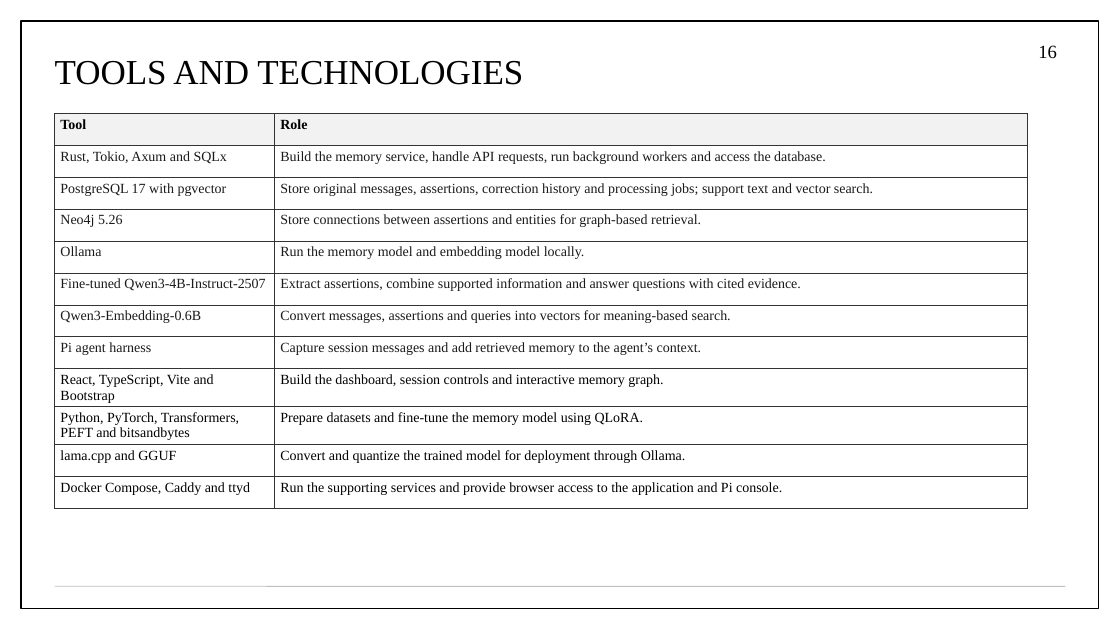
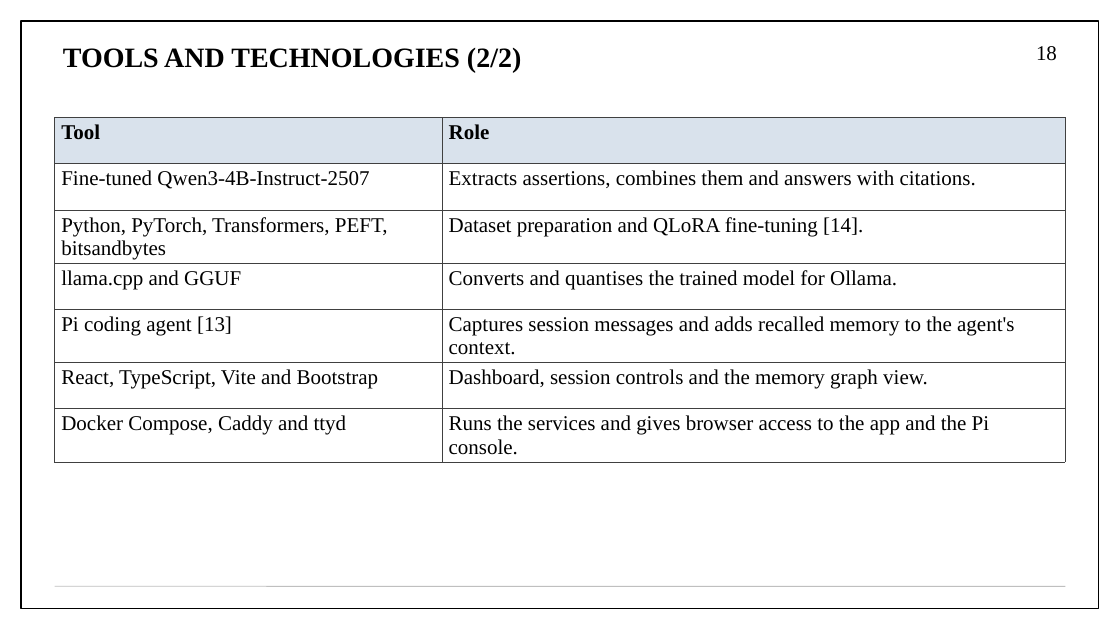
Before and after one commit to aryaniyaps/sdp-2026, a slide deck: slide 18 of P1_R2_13.pptx (slide 16 before the commit). Drawn at 1120x630 pixels with LibreOffice and Linux fonts; fonts in the diff are those of the drawing. Boxes give left, top, right and bottom in pixels: in the first picture for what was removed or moved away, otherwise in the second. Text is boxed around its words. In the diff, an @@ line names an element or a change of style, - is before the commit and + after.

```diff
--- a/P1_R2_13.pptx
+++ b/P1_R2_13.pptx
@@ title "TOOLS AND TECHNOLOGIES (2/2)" at (x1=63, y1=48, x2=521, y2=72): vertical alignment middle to top @@
@@ title at (x1=63, y1=48, x2=521, y2=72): text changed; size 30 to 24 pt; bold on @@
-TOOLS AND TECHNOLOGIES
+TOOLS AND TECHNOLOGIES (2/2)
@@ page number at (x1=1036, y1=46, x2=1057, y2=61): text changed; size 16 to 18 pt @@
-16
+18
@@ table at (x1=55, y1=118, x2=1065, y2=459) @@
-row 2: Rust, Tokio, Axum and SQLx | Build the memory service, handle API requests, run background workers and access the database.
-row 3: PostgreSQL 17 with pgvector | Store original messages, assertions, correction history and processing jobs; support text and vector search.
-row 4: Neo4j 5.26 | Store connections between assertions and entities for graph-based retrieval.
-row 5: Ollama | Run the memory model and embedding model locally.
-row 6: Fine-tuned Qwen3-4B-Instruct-2507 | Extract assertions, combine supported information and answer questions with cited evidence.
-row 7: Qwen3-Embedding-0.6B | Convert messages, assertions and queries into vectors for meaning-based search.
-row 8: Pi agent harness | Capture session messages and add retrieved memory to the agent’s context.
-row 9: React, TypeScript, Vite and Bootstrap | Build the dashboard, session controls and interactive memory graph.
-row 10: Python, PyTorch, Transformers, PEFT and bitsandbytes | Prepare datasets and fine-tune the memory model using QLoRA.
-row 11: lama.cpp and GGUF | Convert and quantize the trained model for deployment through Ollama.
-row 12: Docker Compose, Caddy and ttyd | Run the supporting services and provide browser access to the application and Pi console.
+row 2: Fine-tuned Qwen3-4B-Instruct-2507 | Extracts assertions, combines them and answers with citations.
+row 3: Python, PyTorch, Transformers, PEFT, bitsandbytes | Dataset preparation and QLoRA fine-tuning [14].
+row 4: llama.cpp and GGUF | Converts and quantises the trained model for Ollama.
+row 5: Pi coding agent [13] | Captures session messages and adds recalled memory to the agent's context.
+row 6: React, TypeScript, Vite and Bootstrap | Dashboard, session controls and the memory graph view.
+row 7: Docker Compose, Caddy and ttyd | Runs the services and gives browser access to the app and the Pi console.
@@ table resized from (x1=55, y1=113, x2=1028, y2=513) to (x1=55, y1=118, x2=1065, y2=459) @@
```
Also in this commit, not shown: 13 other slides changed, 15 slides added, 9 slides removed, 11 other files.
